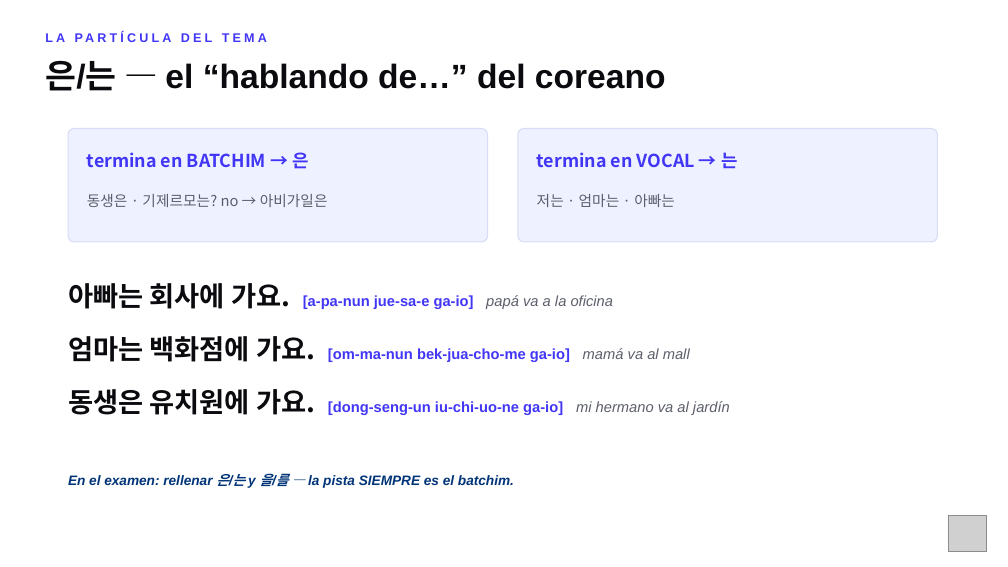
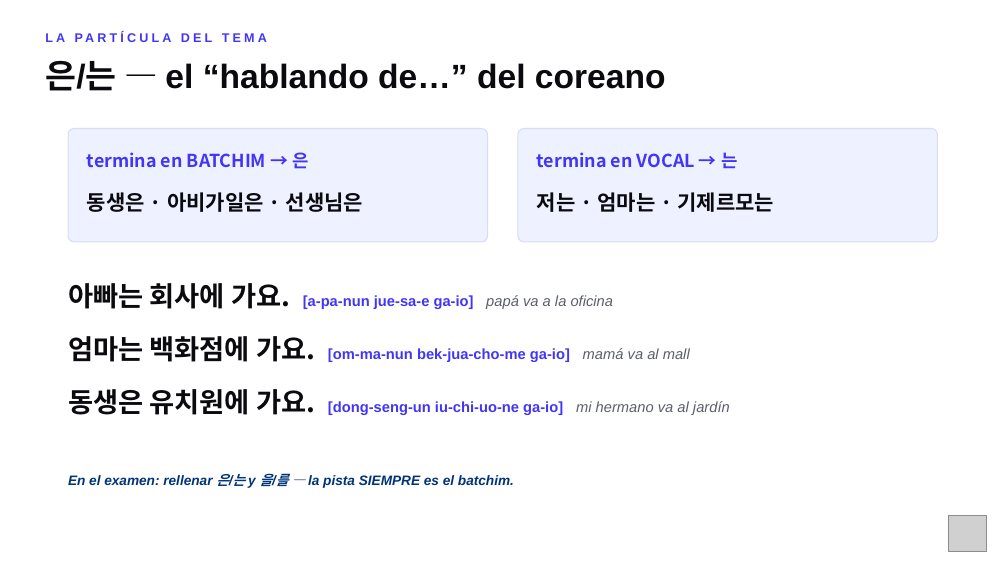
Before and after one commit to academiaseul/ACADEMIASEULWEB, a slide deck: slide 19 of A1_Nivel_1/Repaso_MidTerm_A1.pptx (slide 11 before the commit). Drawn at 1008x567 pixels with LibreOffice and Linux fonts; fonts in the diff are those of the drawing; grey boxes stand for pictures. Boxes give left, top, right and bottom in pixels: in the first picture for what was removed or moved away, otherwise in the second. Text is boxed around its words. In the diff, an @@ line names an element or a change of style, - is before the commit and + after.

```diff
--- a/A1_Nivel_1/Repaso_MidTerm_A1.pptx
+++ b/A1_Nivel_1/Repaso_MidTerm_A1.pptx
@@ text at (x1=87, y1=192, x2=363, y2=212): text changed; size 14 to 20 pt; text colour #5C5F6B to #0A0A0F; bold on @@
-동생은 · 기제르모는? no → 아비가일은
+동생은 · 아비가일은 · 선생님은
@@ text at (x1=537, y1=192, x2=775, y2=212): text changed; size 14 to 20 pt; text colour #5C5F6B to #0A0A0F; bold on @@
-저는 · 엄마는 · 아빠는
+저는 · 엄마는 · 기제르모는
```
Also in this commit, not shown: 13 other slides changed, 14 slides added, 3 other files.
